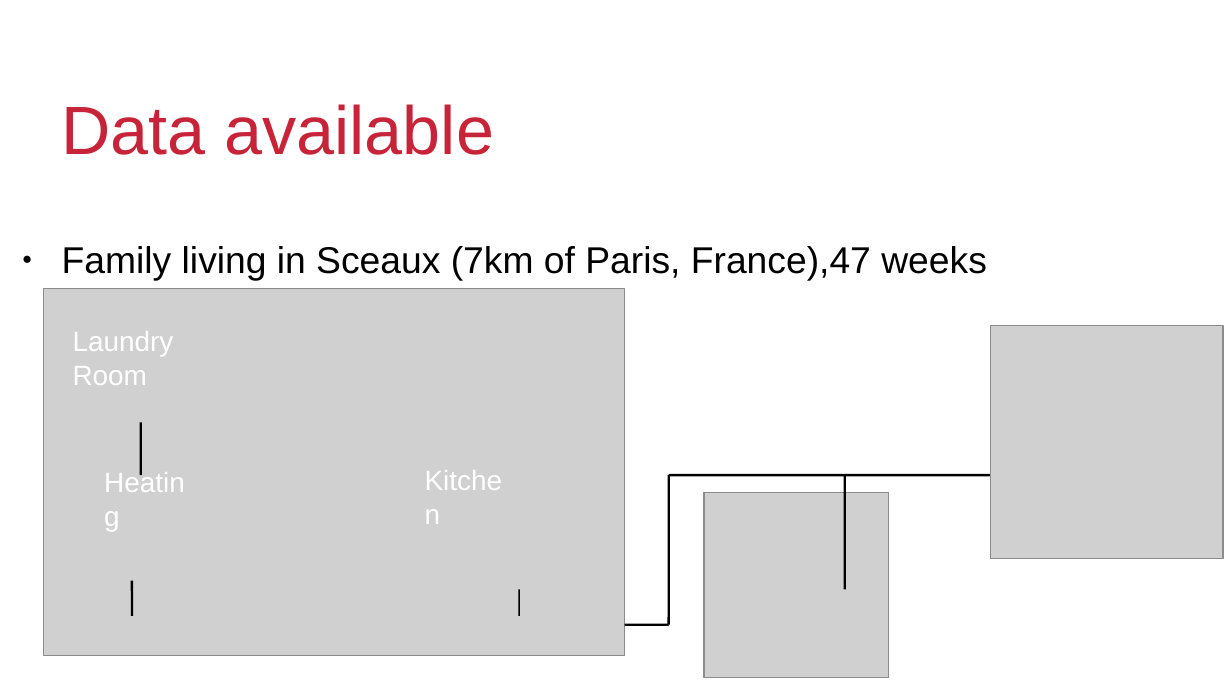
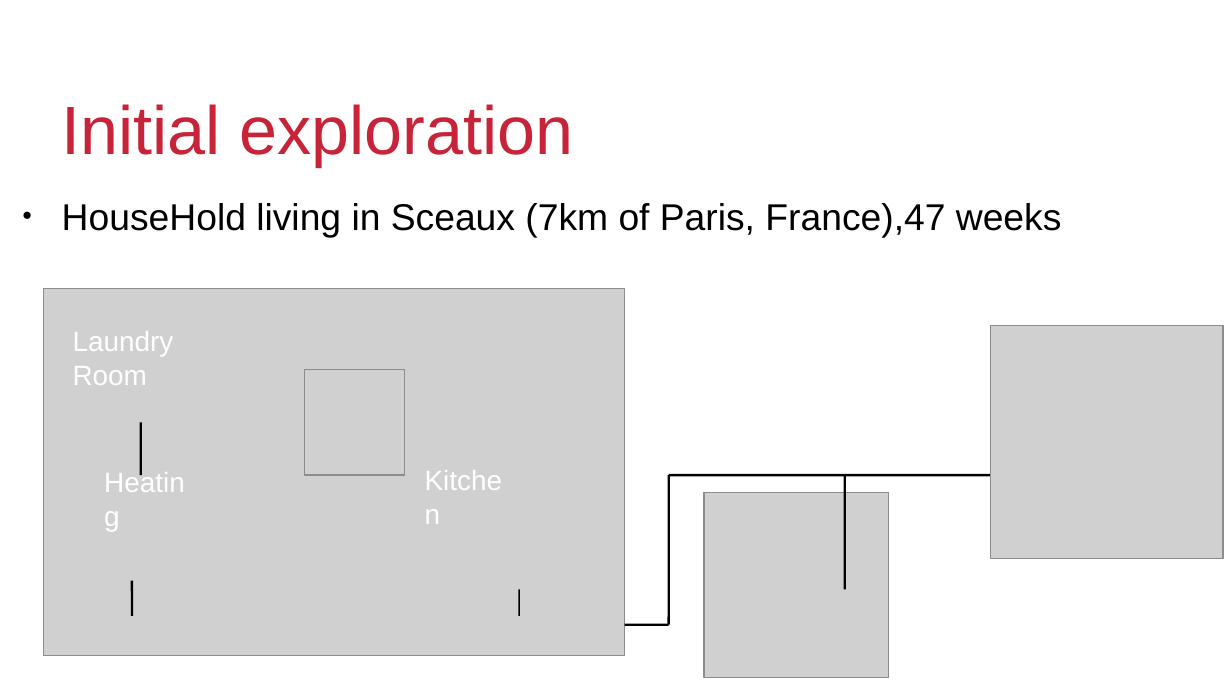
Before and after one commit to ZordoC/April_2019-Energy_Consumption, a slide deck: slide 8 of Info/BusinessProposal.odp (slide 14 before the commit). Drawn at 1232x693 pixels with LibreOffice and Linux fonts; fonts in the diff are those of the drawing; grey boxes stand for pictures; background and template pictures are left out. Boxes give left, top, right and bottom in pixels: in the first picture for what was removed or moved away, otherwise in the second. Text is boxed around its words. In the diff, an @@ line names an element or a change of style, - is before the commit and + after.

```diff
--- a/Info/BusinessProposal.odp
+++ b/Info/BusinessProposal.odp
@@ title at bbox=[62, 104, 574, 166]: text changed @@
-Data available
+Initial exploration
@@ text at bbox=[62, 203, 1062, 237]: text changed @@
-● Family living in Sceaux (7km of Paris, France),47 weeks
+● HouseHold living in Sceaux (7km of Paris, France),47 weeks
@@ picture added at bbox=[305, 370, 405, 475] @@
```
Also in this commit, not shown: 5 other slides changed, 12 slides added, 8 slides removed, 8 other files.
